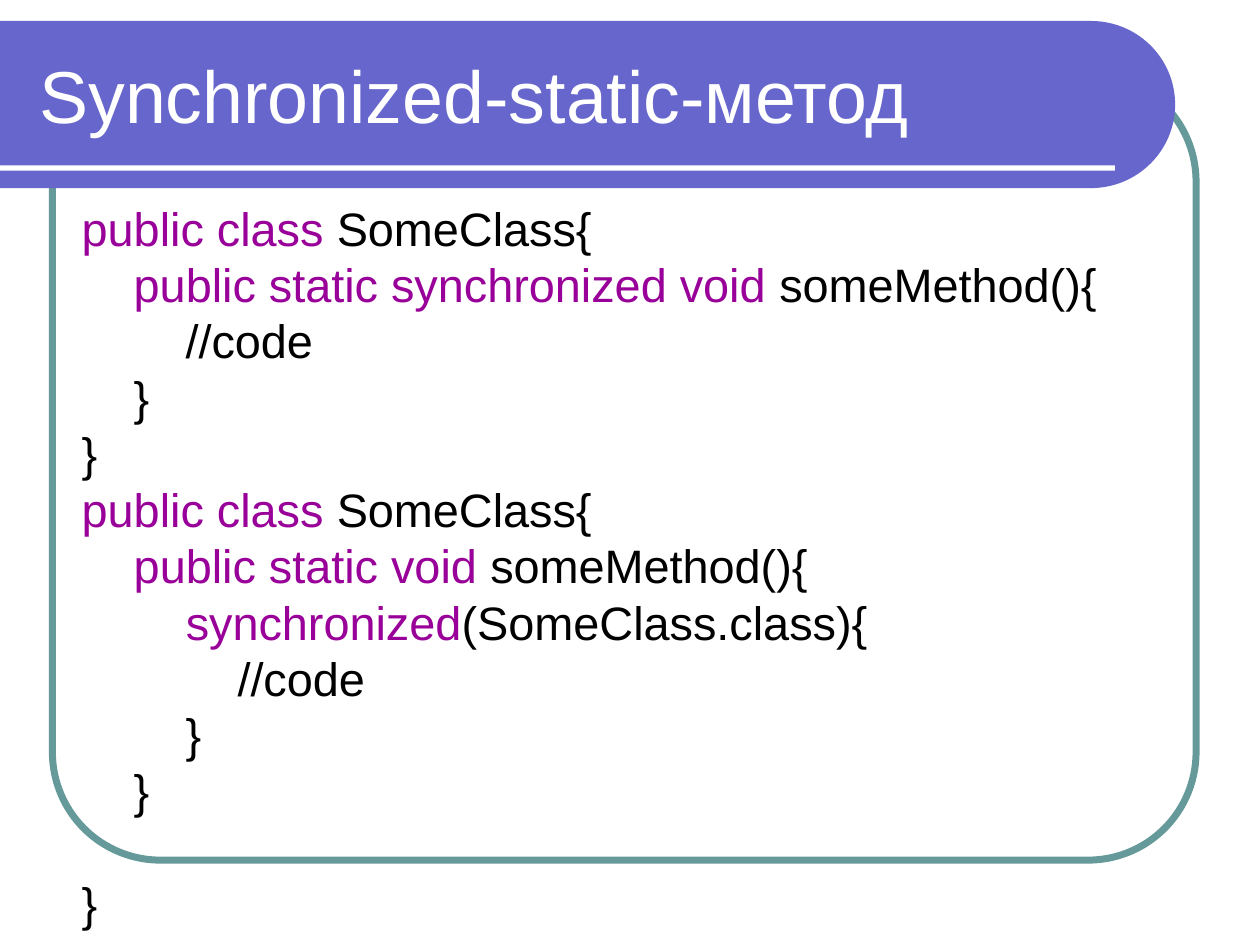
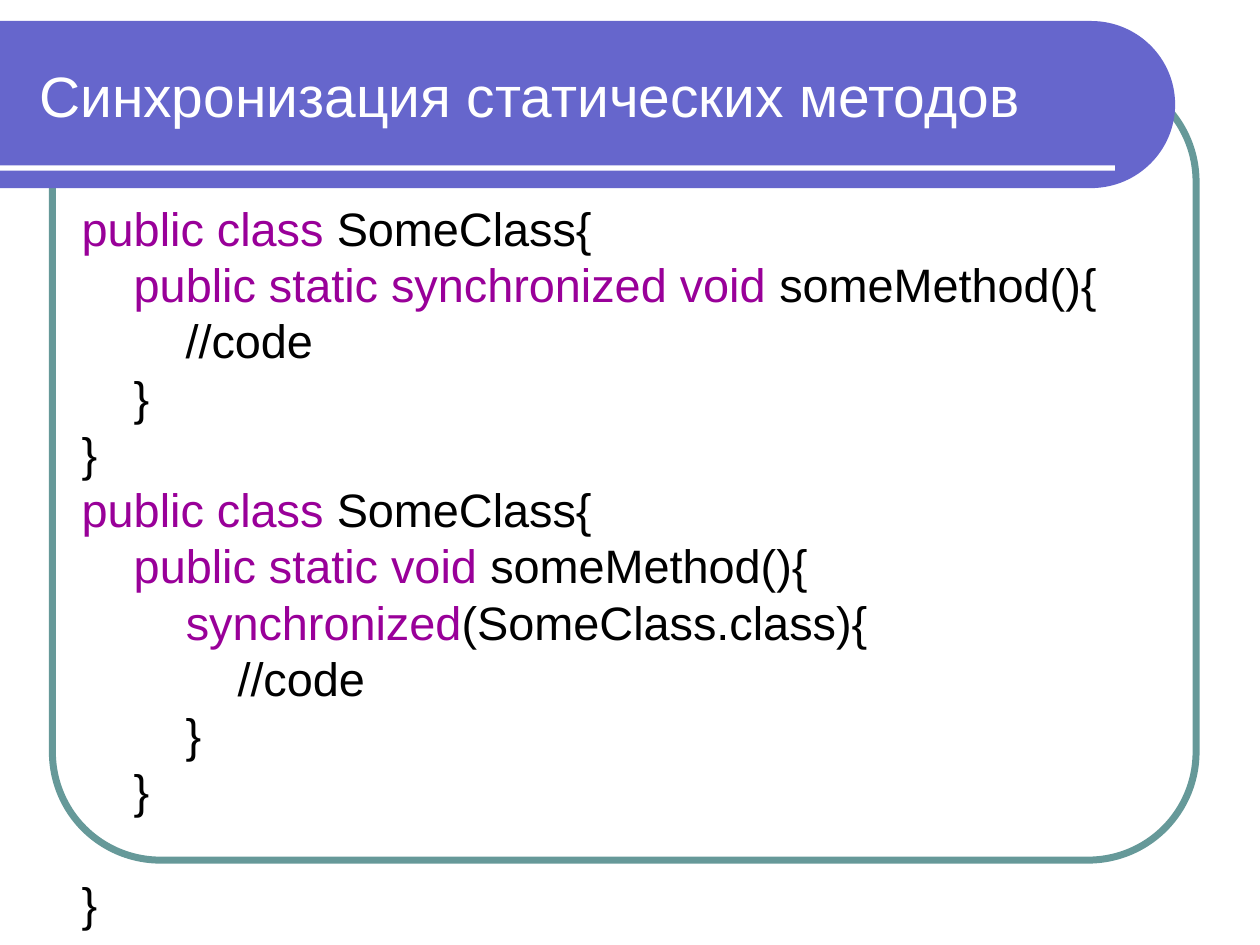
Before and after one commit to maxchv/JavaLessons, a slide deck: slide 50 of Lesson14/Modul 11 Vychislitelnye potoki.ppt (slide 44 before the commit). Drawn at 1260x945 pixels with LibreOffice and Linux fonts; fonts in the diff are those of the drawing. Boxes give left, top, right and bottom in pixels: in the first picture for what was removed or moved away, otherwise in the second. Text is boxed around its words. In the diff, an @@ line names an element or a change of style, - is before the commit and + after.

```diff
--- a/Lesson14/Modul 11 Vychislitelnye potoki.ppt
+++ b/Lesson14/Modul 11 Vychislitelnye potoki.ppt
@@ text at (x1=39, y1=77, x2=1020, y2=127): text changed; size 42 to 32.5 pt @@
-Synchronized-static-метод
+Синхронизация статических методов
```
Also in this commit, not shown: 19 other slides changed, 8 slides added, 14 other files.
